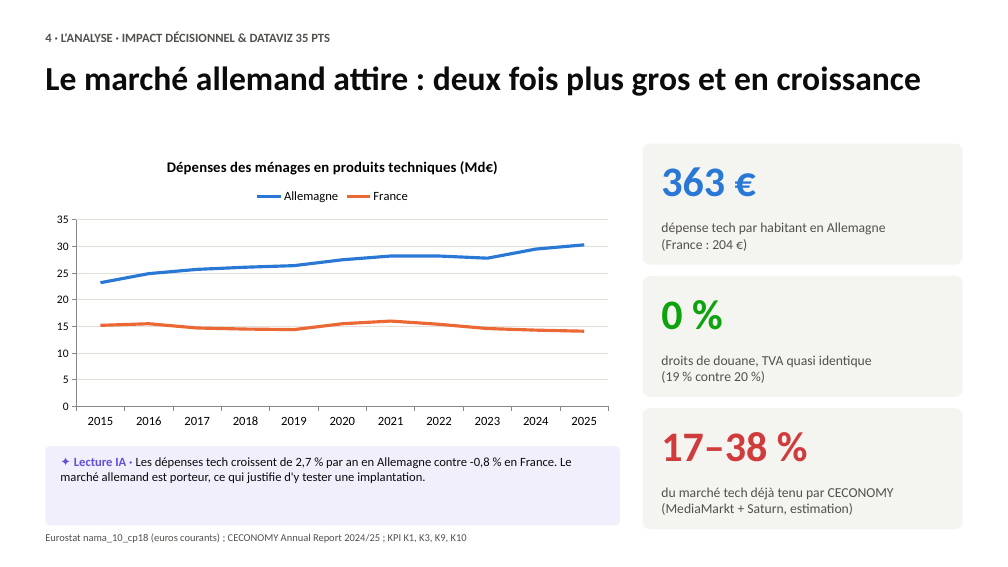
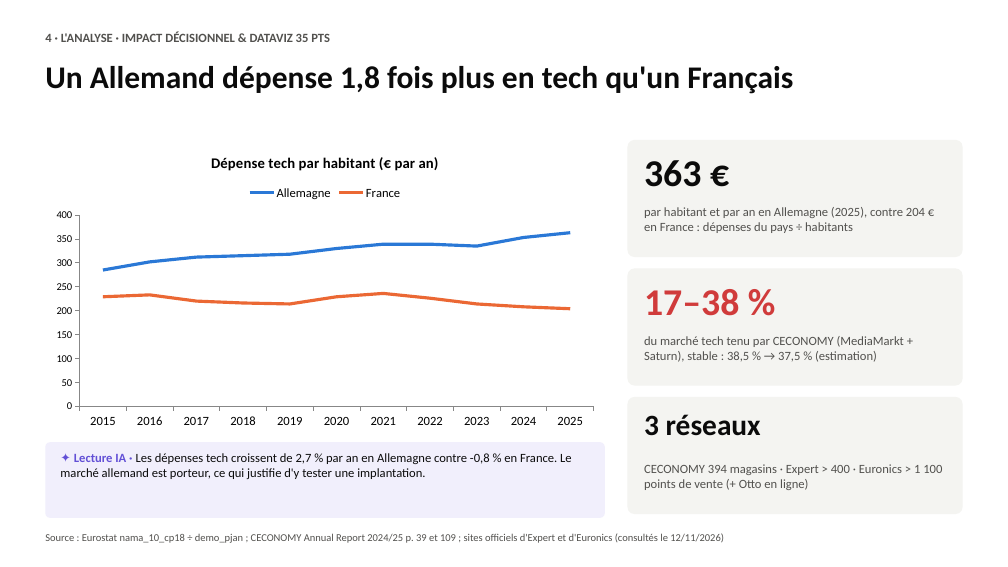
Before and after one commit to romane13long-source/fnac-expansion-allemagne, a slide deck: slide 5 of docs/Comex_Fnac_Allemagne.pptx. Drawn at 1008x567 pixels with LibreOffice and Linux fonts; fonts in the diff are those of the drawing. Boxes give left, top, right and bottom in pixels: in the first picture for what was removed or moved away, otherwise in the second. Text is boxed around its words. In the diff, an @@ line names an element or a change of style, - is before the commit and + after.

Commit message:
Slides refaites (11, fond blanc) sur le dashboard v2 : dépense par habitant, prix France vs Allemagne, 7 villes candidates, rentabilité étape par étape, capacité financière, Go sous conditions en conclusion, IA et limites ; README à jour

```diff
--- a/docs/Comex_Fnac_Allemagne.pptx
+++ b/docs/Comex_Fnac_Allemagne.pptx
@@ text at [45, 66, 793, 94]: text changed; size 32 to 30 pt @@
-Le marché allemand attire : deux fois plus gros et en croissance
+Un Allemand dépense 1,8 fois plus en tech qu'un Français
@@ line chart at [45, 140, 605, 435] @@
@@ title "Dépenses des ménages en produits techniques (Md€)" to "Dépense tech par habitant (€ par an)" @@
-Allemagne: 23, 25, 26, 26, 26, 28, 28, 28, 28, 30, 30
+Allemagne: 280, 300, 310, 320, 320, 330, 340, 340, 340, 350, 360
-France: 15, 16, 15, 14, 14, 16, 16, 15, 15, 14, 14
+France: 230, 230, 220, 220, 210, 230, 240, 230, 210, 210, 200
@@ value axis changed @@
@@ line chart: place and size @@
-line chart at [45, 144, 620, 435]
+line chart at [45, 140, 605, 435]
@@ rounded rectangle: place and size @@
-rounded rectangle at [643, 144, 963, 265]
+rounded rectangle at [628, 140, 963, 257]
@@ text "363 €": place and size @@
-text "363 €" at [661, 167, 725, 197]
+text "363 €" at [644, 160, 701, 187]
@@ text "363 €" at [644, 160, 701, 187]: size 40 to 36 pt, text colour #2A78D6 to #0B0B0B @@
@@ text at [644, 207, 925, 233]: text changed; size 13 to 12 pt @@
-dépense tech par habitant en Allemagne
-(France : 204 €)
+par habitant et par an en Allemagne (2025), contre 204 € en France : dépenses du pays ÷ habitants
@@ rounded rectangle: place and size @@
-rounded rectangle at [643, 276, 963, 397]
+rounded rectangle at [628, 268, 963, 386]
@@ text "17–38 %": place and size @@
-text "17–38 %" at [661, 432, 767, 462]
+text "17–38 %" at [644, 289, 739, 316]
@@ text "17–38 %" at [644, 289, 739, 316]: size 40 to 36 pt @@
@@ text removed at [661, 301, 682, 330] @@
-0 %
@@ text at [644, 336, 904, 362]: text changed; size 13 to 12 pt @@
-droits de douane, TVA quasi identique
-(19 % contre 20 %)
+du marché tech tenu par CECONOMY (MediaMarkt + Saturn), stable : 38,5 % → 37,5 % (estimation)
@@ rounded rectangle: place and size @@
-rounded rectangle at [643, 408, 963, 529]
+rounded rectangle at [628, 397, 963, 514]
@@ text added at [644, 414, 761, 436], 28 pt, text #0B0B0B, bold @@
+3 réseaux
@@ rounded rectangle: place and size @@
-rounded rectangle at [45, 446, 620, 526]
+rounded rectangle at [45, 442, 605, 518]
@@ text "✦ Lecture IA · Les ...": place and size @@
-text "✦ Lecture IA · Les ..." at [60, 457, 572, 483]
+text "✦ Lecture IA · Les ..." at [60, 453, 572, 479]
@@ text at [644, 464, 942, 490]: text changed; size 13 to 12 pt @@
-du marché tech déjà tenu par CECONOMY
-(MediaMarkt + Saturn, estimation)
+CECONOMY 394 magasins · Expert > 400 · Euronics > 1 100 points de vente (+ Otto en ligne)
@@ text at [45, 533, 724, 543]: text changed @@
-Eurostat nama_10_cp18 (euros courants) ; CECONOMY Annual Report 2024/25 ; KPI K1, K3, K9, K10
+Source : Eurostat nama_10_cp18 ÷ demo_pjan ; CECONOMY Annual Report 2024/25 p. 39 et 109 ; sites officiels d'Expert et d'Euronics (consultés le 12/11/2026)
```
Also in this commit, not shown: 8 other slides changed, 2 slides added, 3 other files.
